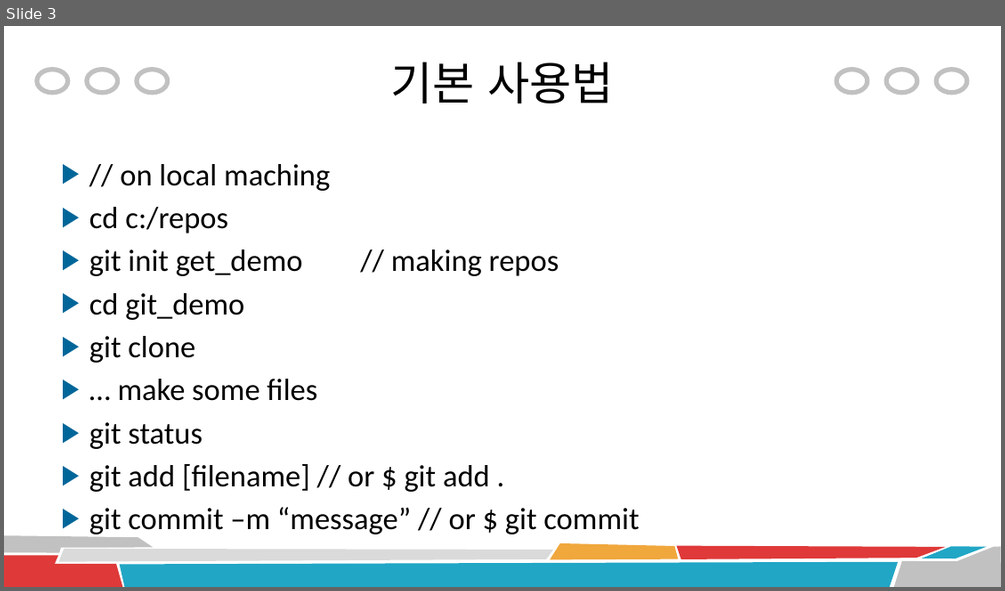
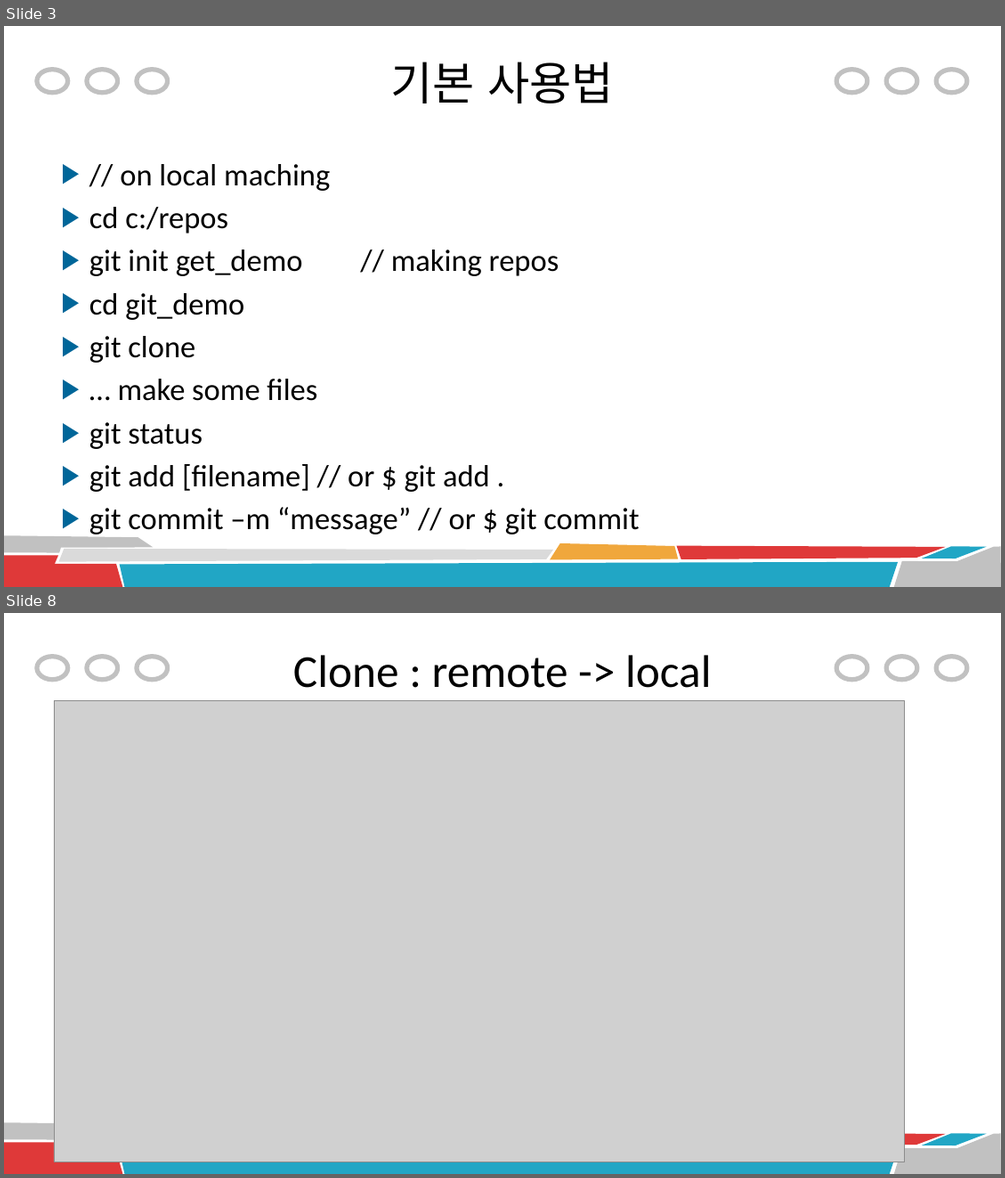
Before and after one commit to BeeEyeDmu/PowerPoint, a slide deck: Git Tutorial for Beginners.pptx. Shown one above the other, each under a label of ours: slide 3 before the commit, slides 3 and 8 after it; the slides between them are not shown. The pictures are 1005x591 and 1005x1178 pixels, drawn with LibreOffice and Linux fonts; fonts in the diff are those of the drawing; grey boxes stand for pictures. Boxes give left, top, right and bottom in pixels: in the first picture for what was removed or moved away, otherwise in the second. Text is boxed around its words. In the diff, an @@ line names an element or a change of style, - is before the commit and + after.

```diff
--- a/Git Tutorial for Beginners.pptx
+++ b/Git Tutorial for Beginners.pptx
@@ slide 8 added at <box>4,613,1001,1174</box>, background #FFFFFF; not listed: 12 template elements that a slide beside it also shows @@
@@ title added at <box>293,655,711,688</box>, 44 pt, text #000000 @@
+Clone : remote -> local
@@ picture added at <box>54,700,905,1161</box> @@
```
Also in this commit, not shown: 4 other slides added, 2 other files.
